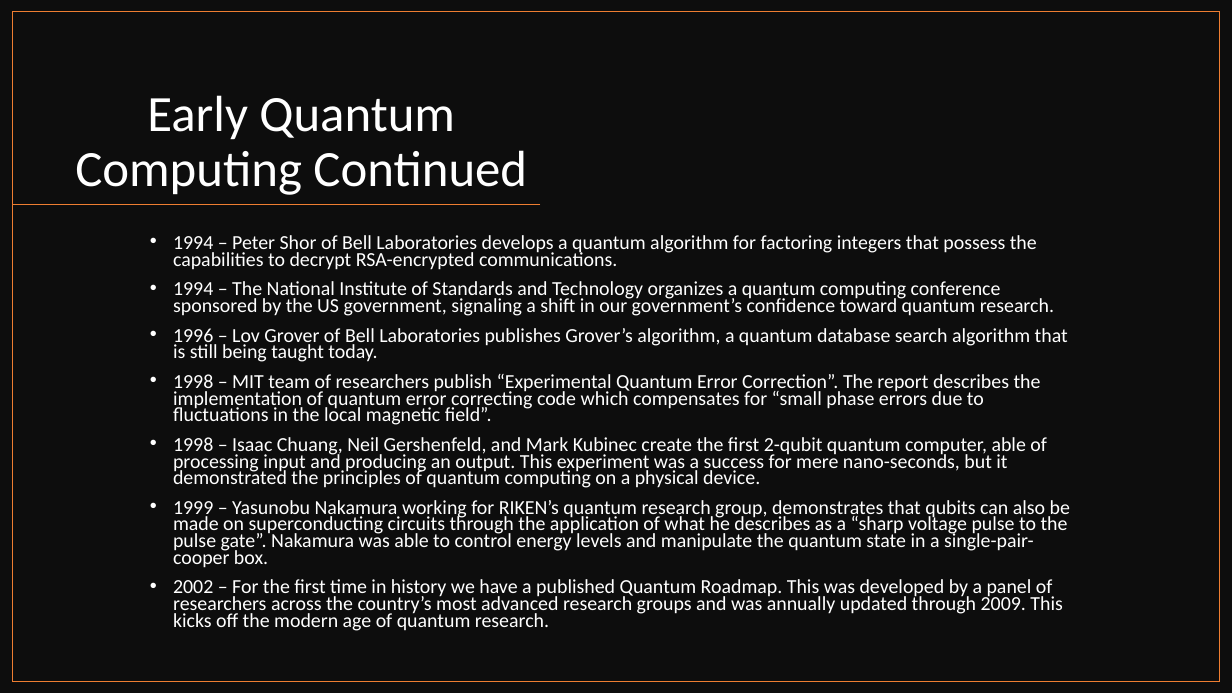
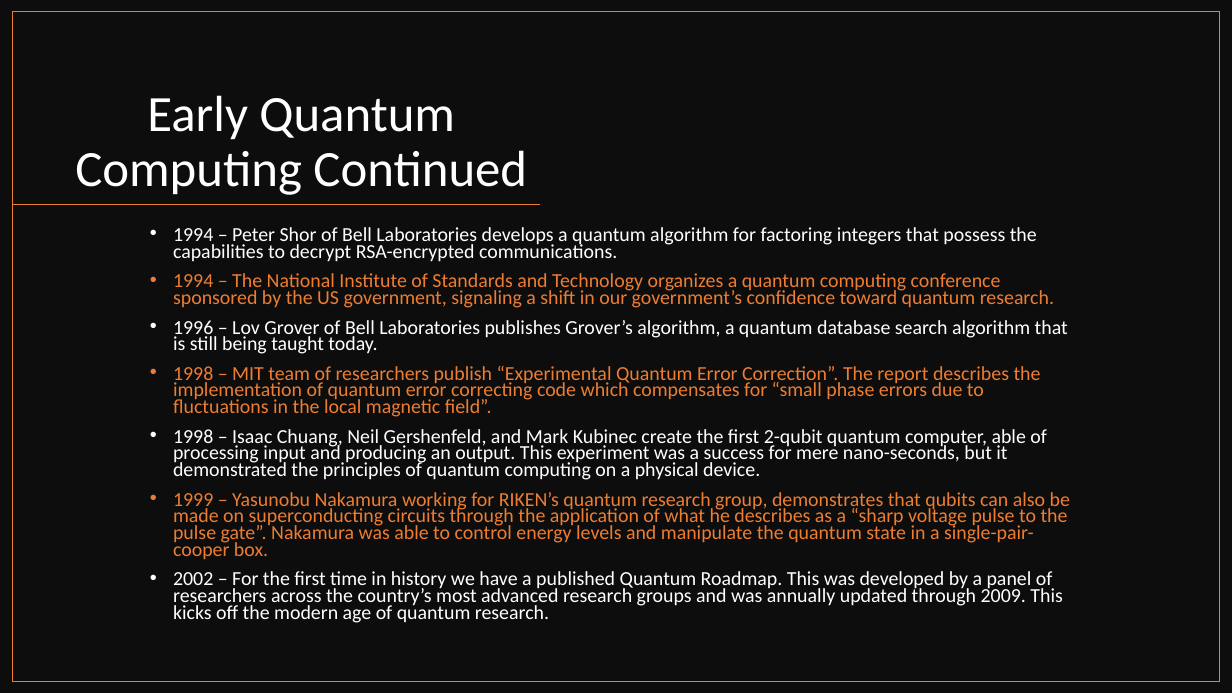
Before and after one commit to CIDS-484-Spring-2022/Quantum-Computing, a slide deck: slide 16 of Quantum PP.pptx. Drawn at 1232x693 pixels with LibreOffice and Linux fonts; fonts in the diff are those of the drawing. Boxes give left, top, right and bottom in pixels: in the first picture for what was removed or moved away, otherwise in the second. Text is boxed around its words. In the diff, an @@ line names an element or a change of style, - is before the commit and + after.

```diff
--- a/Quantum PP.pptx
+++ b/Quantum PP.pptx
@@ text "1994 – Peter Shor of ...": place and size @@
-text "1994 – Peter Shor of ..." at (173,235,1070,631)
+text "1994 – Peter Shor of ..." at (173,227,1070,623)
@@ text at (173,273,1070,560): text colour #FFFFFF to #ED7D31 in "1994 – The National Institute of Standards ...", "1998 – MIT team of researchers publish ...", "1999 – Yasunobu Nakamura working for RIKEN’s ..." @@
```
Also in this commit, not shown: 6 other slides changed.
